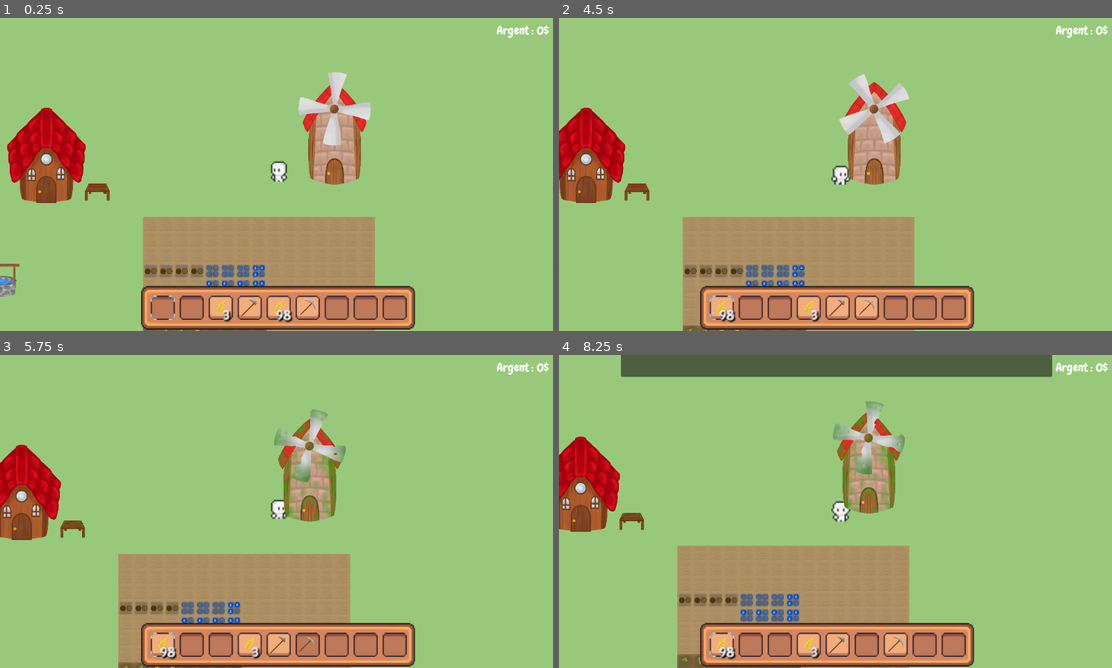
Above: before the commit, frames 1-4 (two rows, left to right).
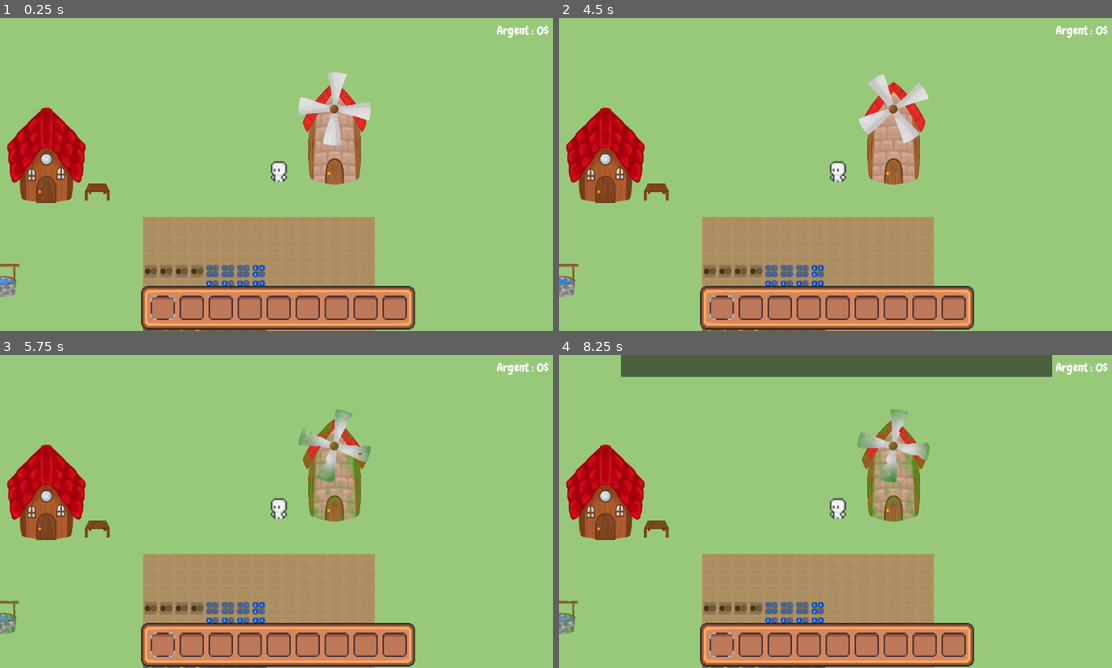
Above: after the commit, the same moments.

Repository: LaClimSx/Back-to-the-roots
Game: Godot game, scene res://Scenes/world.tscn
Same seed, same stepped clock (60 frames per second), same inputs: the game is played once before the commit and once after it.
Inputs (mouse positions are in pixels of both pictures, inside the frame that each line leads up to):
- Up to frame 1 (0.25 s): no input
- Up to frame 2 (4.5 s): click (719, 309) at 0.5 s; click (752, 309) at 1.25 s; click (780, 309) at 2 s; click (807, 309) at 2.75 s; click (835, 309) at 3.5 s; move the mouse to (957, 158) at 4.27 s; hold Right (move_right) from 4.28 s (still down); hold Space (Interact) from 4.28 s (still down); click (957, 158) at 4.42 s
- Up to frame 3 (5.75 s): release Right (move_right) at 5 s; release Space (Interact) at 5 s; click (309, 646) at 5 s
- Up to frame 4 (8.25 s): click (896, 646) at 5.75 s; click (923, 646) at 6.5 s; click (951, 646) at 7.25 s; move the mouse to (724, 527) at 8.02 s; hold Down (move_down) from 8.03 s (still down); tap R (Repair) at 8.1 s

The runs differ from the first frame. In frame 1, 1.0% of the frame differs, in the area x 37-58%, y 89-98%; in frame 2, 11%; in frame 3, 12%; in frame 4, 14%, in the area x 0-68%, y 14-100%.
Error after the commit: Parse Error: Expected indented block after function declaration. (res://Inventory/inventory_gui.gd:200)

Commit message:
feat: make the inventory gui global

Diff:
--- a/Inventory/inventory_gui.gd
+++ b/Inventory/inventory_gui.gd
@@ -19,6 +19,7 @@
 	connectSlots()
 	inventory.updated.connect(update)
 	update()
+	Global.inventory_gui = self
 
 func connectSlots():
 	for i in range(slots.size()):
@@ -195,3 +196,6 @@
 	#	inventory.use_item_at_index(currently_selected) #TODO : change this later
 
 	updateItemInHand()
+
+func sell_flour(all: bool, unit_price: int) -> void:
+	#CHERCHE Farine dans inventaire
--- a/Scenes/world.tscn
+++ b/Scenes/world.tscn
@@ -49,6 +49,8 @@
 
 [node name="Player" parent="." instance=ExtResource("2_pts0t")]
 position = Vector2(3.0021, 1.00084)
+speed = null
+money = null
 
 [node name="LayerGroup" type="Node2D" parent="."]
 
--- a/Scripts/interact_menu.gd
+++ b/Scripts/interact_menu.gd
@@ -1,8 +1,12 @@
 extends CanvasLayer
+
+var inventory_gui
 
 
 # Called when the node enters the scene tree for the first time.
 func _ready() -> void:
+	if Global.inventory_gui:
+		inventory_gui = Global.inventory_gui
 	pass # Replace with function body.
 
 
--- a/Scripts/player.gd
+++ b/Scripts/player.gd
@@ -16,6 +16,7 @@
 	inventory.use_item.connect(use_item)
 	screen_size = get_viewport_rect().size
 	hide()
+	Global.player = self
 
 
 # Called every frame. 'delta' is the elapsed time since the previous frame.
--- a/global.gd
+++ b/global.gd
@@ -1,6 +1,7 @@
 extends Node
 var gameVariation : int
-
+var player : Player #TODO: See if actually useful (if not, also change the player script)
+var inventory_gui
 
 # Called when the node enters the scene tree for the first time.
 func _ready():
--- a/project.godot
+++ b/project.godot
@@ -14,6 +14,10 @@
 run/main_scene="res://Scenes/world.tscn"
 config/features=PackedStringArray("4.3", "GL Compatibility")
 config/icon="res://Assets/Player/icon.svg"
+
+[autoload]
+
+Global="*res://global.gd"
 
 [display]
 
